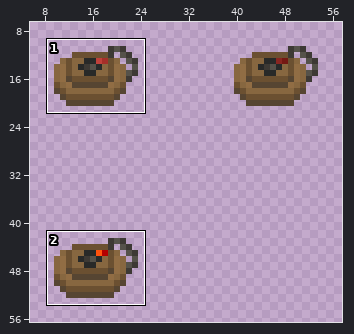
Pixel-art sprite, stored at Resources/Textures/Objects/Misc/landmine.rsi/landmine.png. Above, an overview of the earlier version with the close-up marked.
Close-up. First the earlier version:
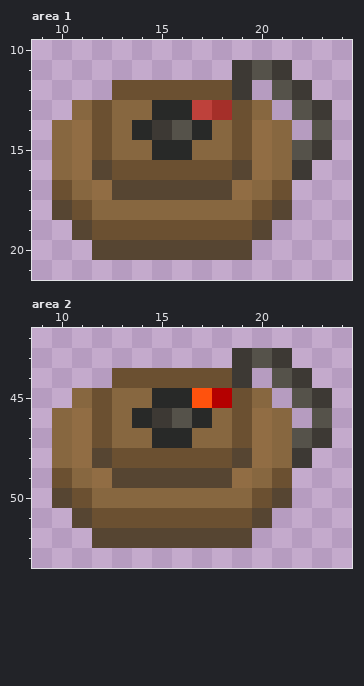
The file is 64x64 pixels. Shown: area 1: x 9..24, y 10..21; area 2: x 9..24, y 42..53. The wide view leaves out empty margins. The commit also changed other parts of the picture, which this record leaves out.
New version:
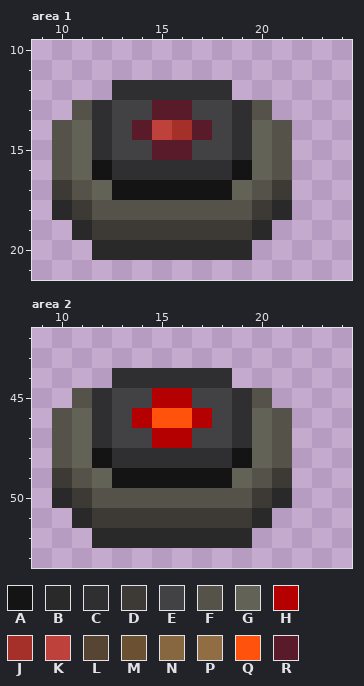
Palette (. is transparent): A #151414  B #282928  C #2f2e31  D #3d3934  E #424144  F #55524a  G #636256  H #b40000  J #a52f29  K #be413b  L #564532  M #6b5031  N #876740  P #916d44  Q #ff520d  R #591a2a
What changed:
Changed rows in their new state; - is an unchanged pixel.
Area 1:
first column x 10:
11 ---------...--
12 ---CCCCCC.-..-
13 -FCEERREECF-..
14 FGCERKJRECGF-.
15 FGCEERREECGF..
16 FGACCCCCCAGF.-
17 DFGAAAAAAGFD--
18 BDFFFFFFFFDB--
19 -BDDDDDDDDB---
20 --BBBBBBBB----
Area 2:
first column x 10:
43 ---------...--
44 ---CCCCCC.-..-
45 -FCEEHHEECF-..
46 FGCEHQQHECGF-.
47 FGCEEHHEECGF..
48 FGACCCCCCAGF.-
49 DFGAAAAAAGFD--
50 BDFFFFFFFFDB--
51 -BDDDDDDDDB---
52 --BBBBBBBB----
Changed places in both close-ups, as pixel boxes (x1, y1, x2, y2):
changed: (52, 60, 332, 260)
changed: (52, 348, 332, 548)
